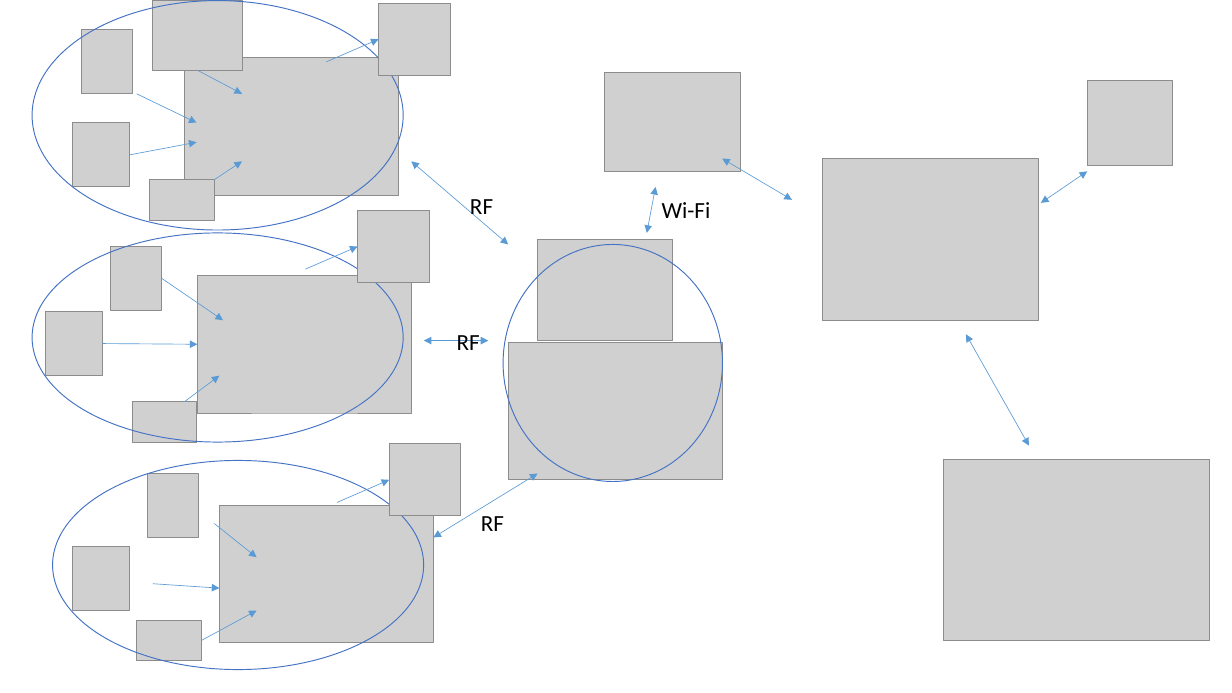
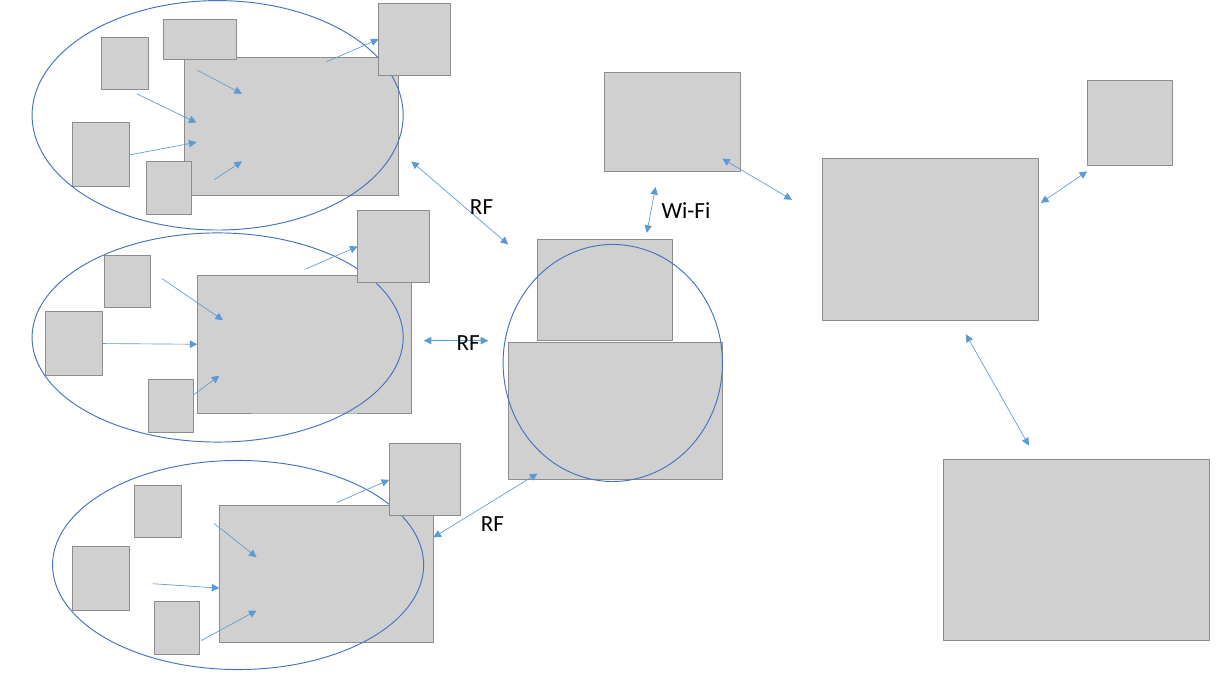
Before and after one commit to sangphanthanh/CP_SmartGarden, a slide deck: slide 10 of document/Presentation/Present01.pptx. Drawn at 1232x693 pixels with LibreOffice and Linux fonts; fonts in the diff are those of the drawing; grey boxes stand for pictures. Boxes give left, top, right and bottom in pixels: in the first picture for what was removed or moved away, otherwise in the second. Text is boxed around its words. In the diff, an @@ line names an element or a change of style, - is before the commit and + after.

```diff
--- a/document/Presentation/Present01.pptx
+++ b/document/Presentation/Present01.pptx
@@ picture removed at [152,1,242,70] @@
@@ picture added at [164,19,237,60] @@
@@ picture removed at [81,30,132,93] @@
@@ picture added at [102,37,149,90] @@
@@ picture added at [147,162,192,215] @@
@@ picture removed at [150,179,214,220] @@
@@ picture: place and size @@
-picture at [111,247,162,311]
+picture at [104,255,152,308]
@@ picture added at [149,380,194,433] @@
@@ picture removed at [132,402,197,443] @@
@@ picture removed at [148,474,199,538] @@
@@ picture added at [134,485,181,538] @@
@@ picture removed at [137,620,201,661] @@
@@ picture added at [154,602,200,655] @@
```
Also in this commit, not shown: 4 other slides changed, 2 slides added, 1 slide removed, 2 other files.
